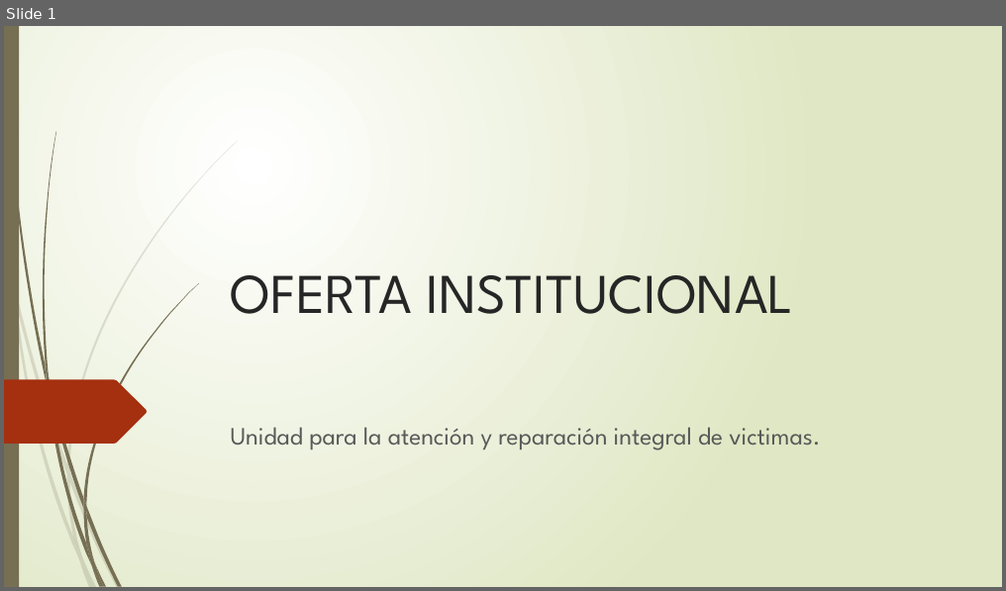
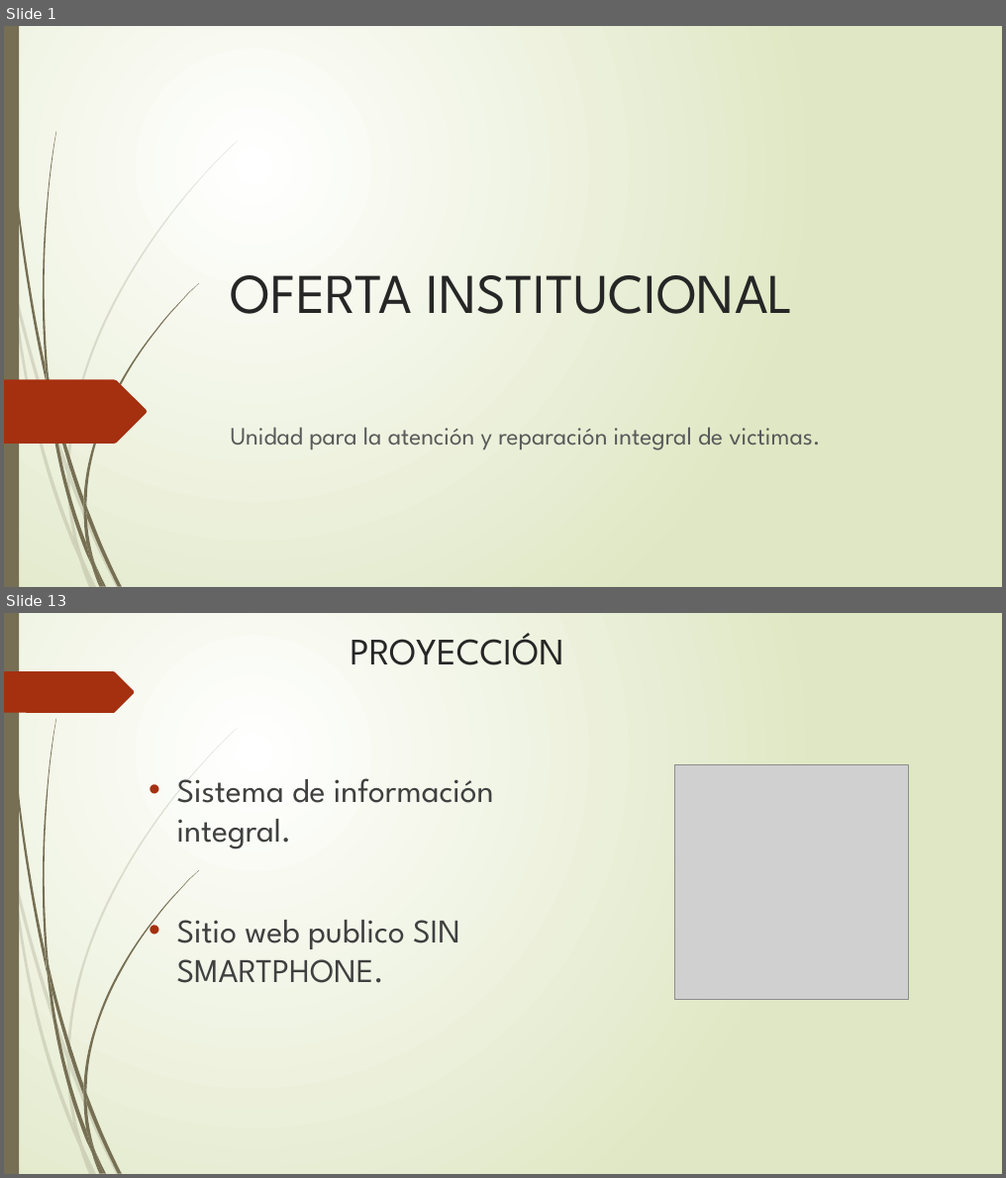
Before and after one commit to anfesmo/Oferta_Institucional, a slide deck: Presentación1.pptx. Shown one above the other, each under a label of ours: slide 1 before the commit, slides 1 and 13 after it; the slides between them are not shown. The pictures are 1006x591 and 1006x1178 pixels, drawn with LibreOffice and Linux fonts; fonts in the diff are those of the drawing; grey boxes stand for pictures. Boxes give left, top, right and bottom in pixels: in the first picture for what was removed or moved away, otherwise in the second. Text is boxed around its words. In the diff, an @@ line names an element or a change of style, - is before the commit and + after.

```diff
--- a/Presentación1.pptx
+++ b/Presentación1.pptx
@@ slide 13 added at (x1=4, y1=613, x2=1002, y2=1174), background gradient #FFFFFF to #DFE8C4; not listed: 23 template elements that a slide beside it also shows @@
@@ title added at (x1=350, y1=633, x2=563, y2=665), 36 pt, text #262626 @@
+PROYECCIÓN
@@ freeform shape added at (x1=4, y1=671, x2=135, y2=713), fill #A53010 @@
@@ text added at (x1=177, y1=778, x2=494, y2=983), 32 pt, text #404040 @@
+• Sistema de información integral.
+• Sitio web publico SIN SMARTPHONE.
@@ picture added at (x1=675, y1=765, x2=908, y2=999) @@
```
Also in this commit, not shown: 6 slides changed, 5 other slides added, 3 slides removed, 1 other file.
